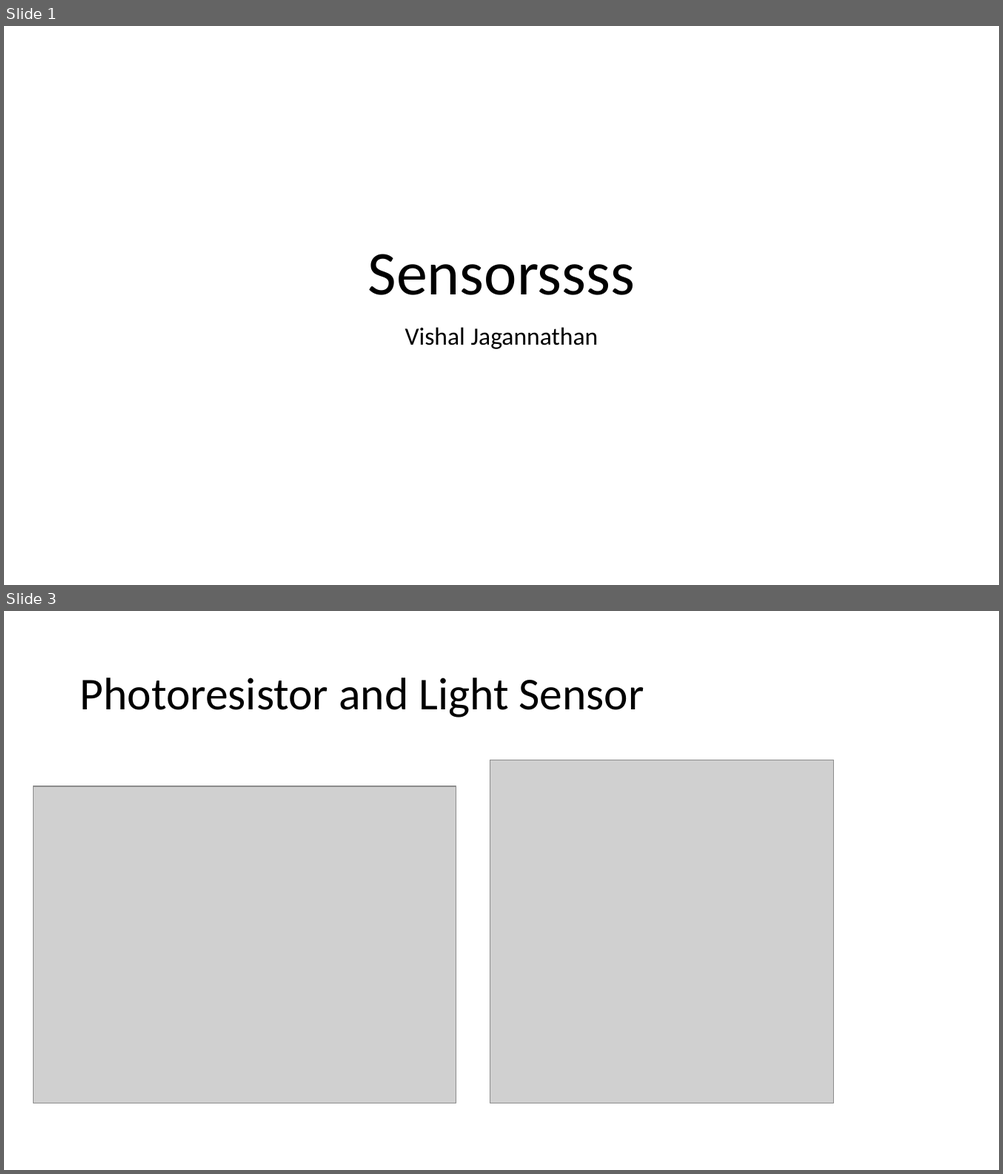
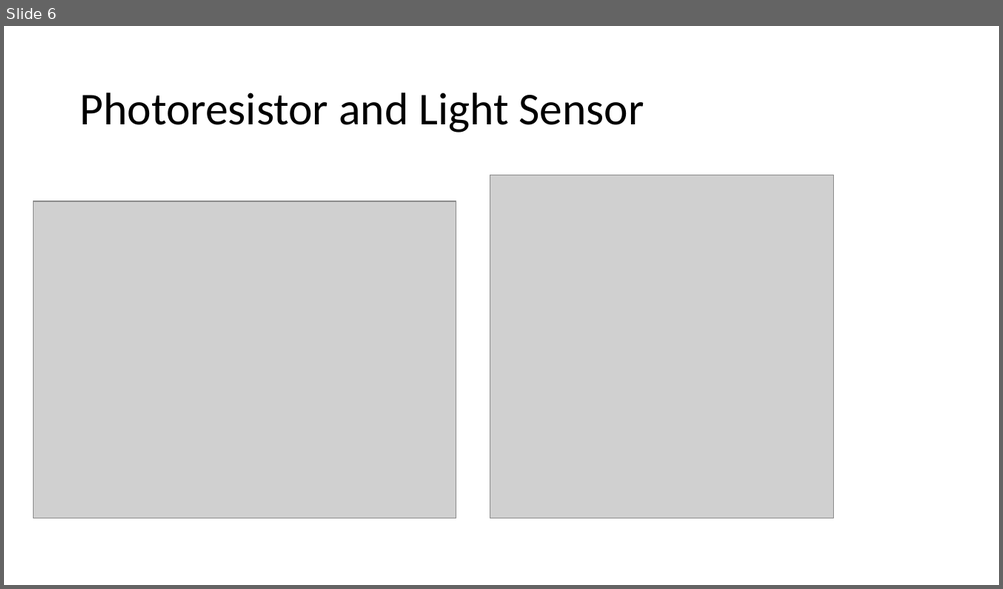
Before and after one commit to rchatrath7/PDH-Workshops, a slide deck: vishal-sensors-lecture/Sensor Lecture.pptx. Shown one above the other, each under a label of ours: slides 1 and 3 before the commit, slide 6 after it; the slides between them are not shown. The pictures are 1003x1174 and 1003x589 pixels, drawn with LibreOffice and Linux fonts; fonts in the diff are those of the drawing; grey boxes stand for pictures. Boxes give left, top, right and bottom in pixels: in the first picture for what was removed or moved away, otherwise in the second. Text is boxed around its words. In the diff, an @@ line names an element or a change of style, - is before the commit and + after.

```diff
--- a/vishal-sensors-lecture/Sensor Lecture.pptx
+++ b/vishal-sensors-lecture/Sensor Lecture.pptx
@@ slide 1 removed at bbox=[4, 26, 999, 585], background #FFFFFF @@
@@ title removed at bbox=[367, 254, 634, 295] @@
-Sensorssss
@@ subtitle removed at bbox=[405, 327, 598, 349] @@
-Vishal Jagannathan
@@ what was slide 3 is now slide 6 @@
```
Also in this commit, not shown: 8 slides changed, 11 slides added, 1 other slide removed, 4 other files.
